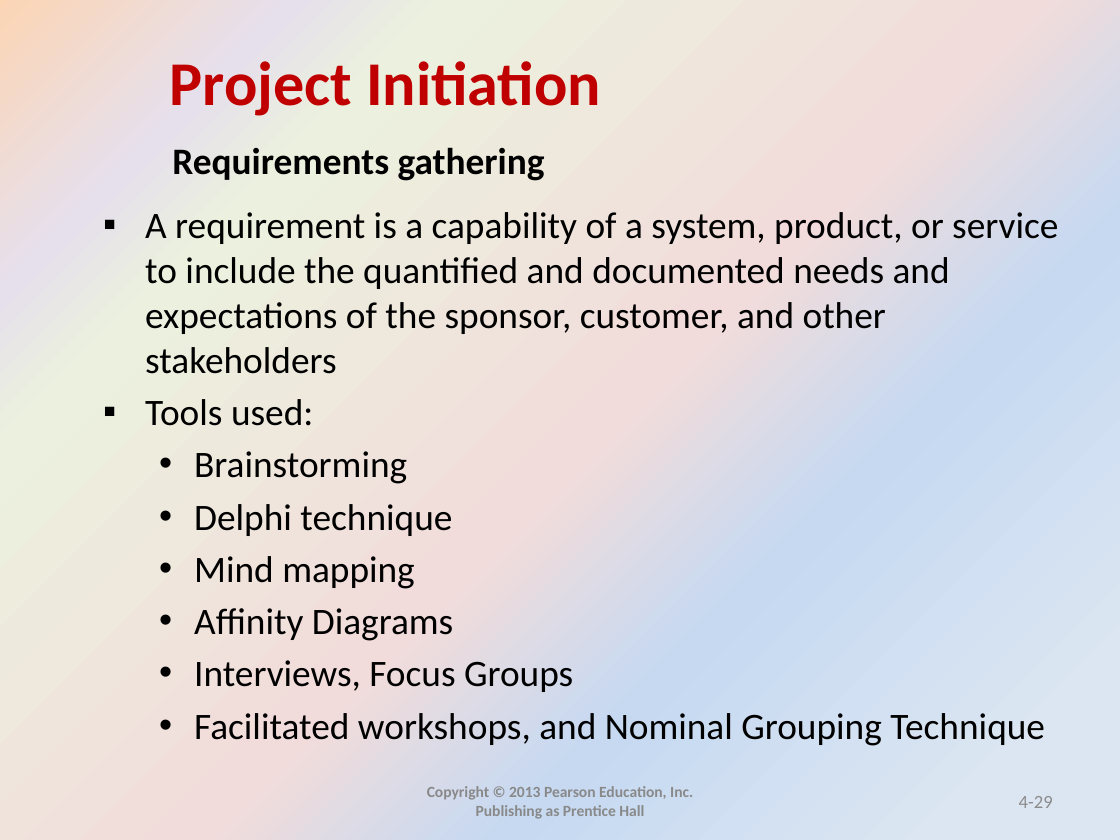
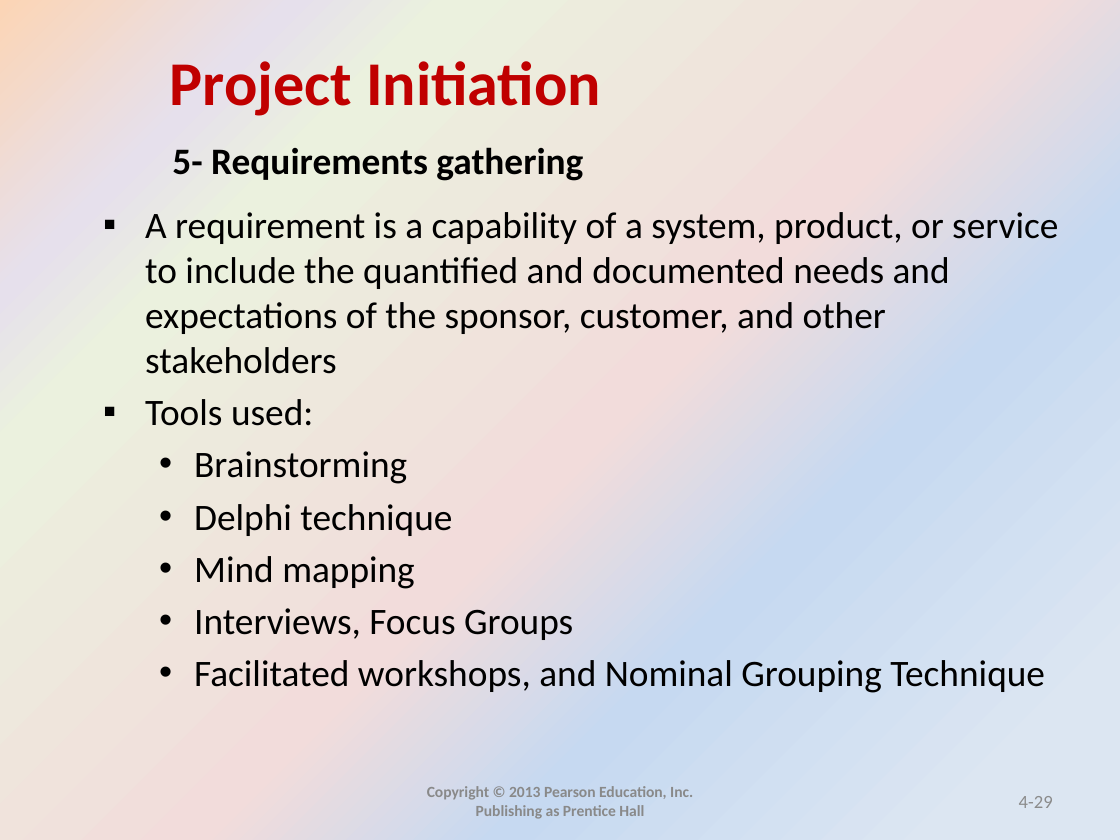
Before and after one commit to mohandesosama/is_project_management, a slide deck: slide 29 of IS-PM-Slides/04_project initiation.pptx. Drawn at 1120x840 pixels with LibreOffice and Linux fonts; fonts in the diff are those of the drawing. Boxes give left, top, right and bottom in pixels: in the first picture for what was removed or moved away, otherwise in the second. Text is boxed around its words. In the diff, an @@ line names an element or a change of style, - is before the commit and + after.

```diff
--- a/IS-PM-Slides/04_project initiation.pptx
+++ b/IS-PM-Slides/04_project initiation.pptx
@@ text at (x1=172, y1=147, x2=583, y2=181): text changed @@
-Requirements gathering
+5- Requirements gathering
@@ text at (x1=194, y1=608, x2=453, y2=641): paragraph removed @@
-  • Affinity Diagrams
```
Also in this commit, not shown: 30 other slides changed, 8 slides removed.
